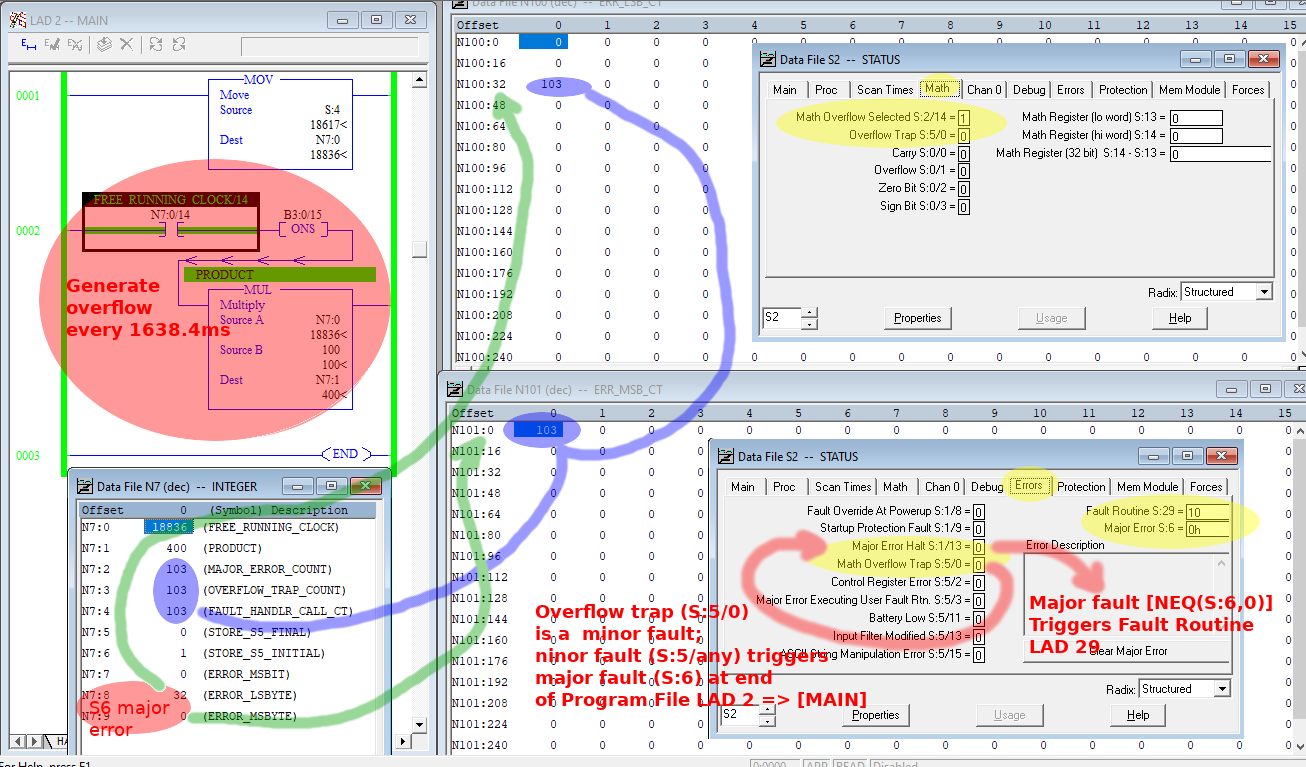
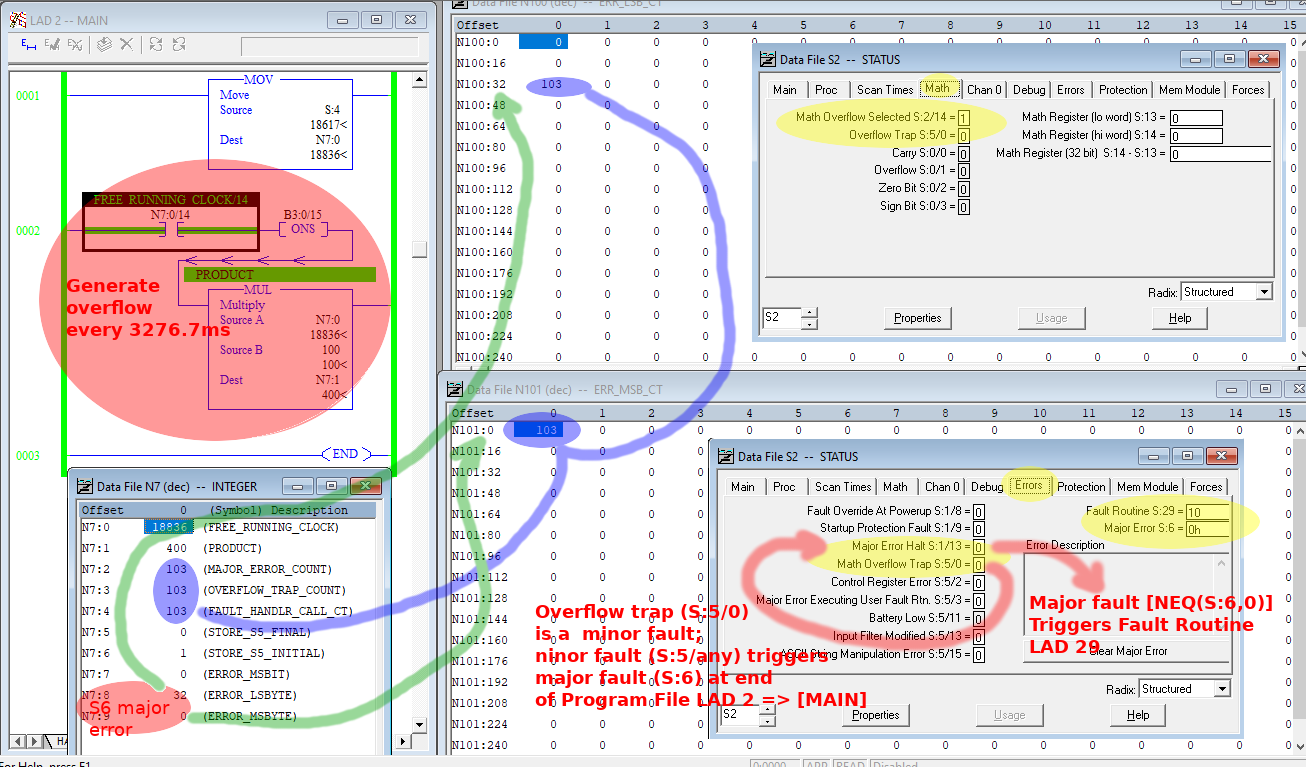
Before/after of a w=1306, h=767 layered artwork. What changed in the layer stack:
painted on "Generate ..." over [130, 323, 200, 336]
